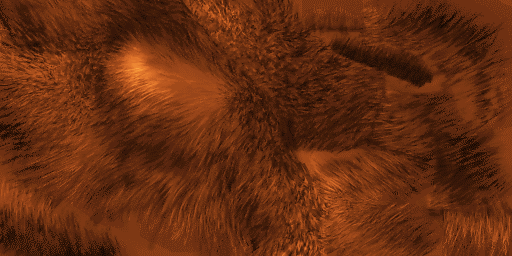
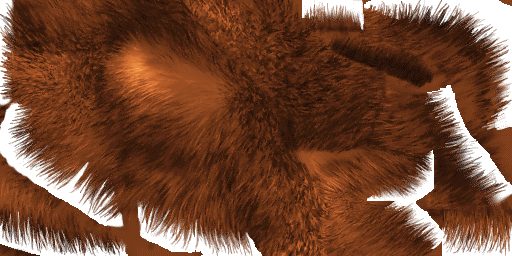
Revision of a layered 512 x 256 image; what changed, layer by layer:
painted on "Relleno de color 1" (1st of 4, in "Manky") over [0, 0, 512, 256]
added layer "Don_Foot_001" in group "Manky" over [0, 0, 512, 256]
hid "Capa 0" (1st of 4, in "Manky") over [0, 0, 512, 256]
